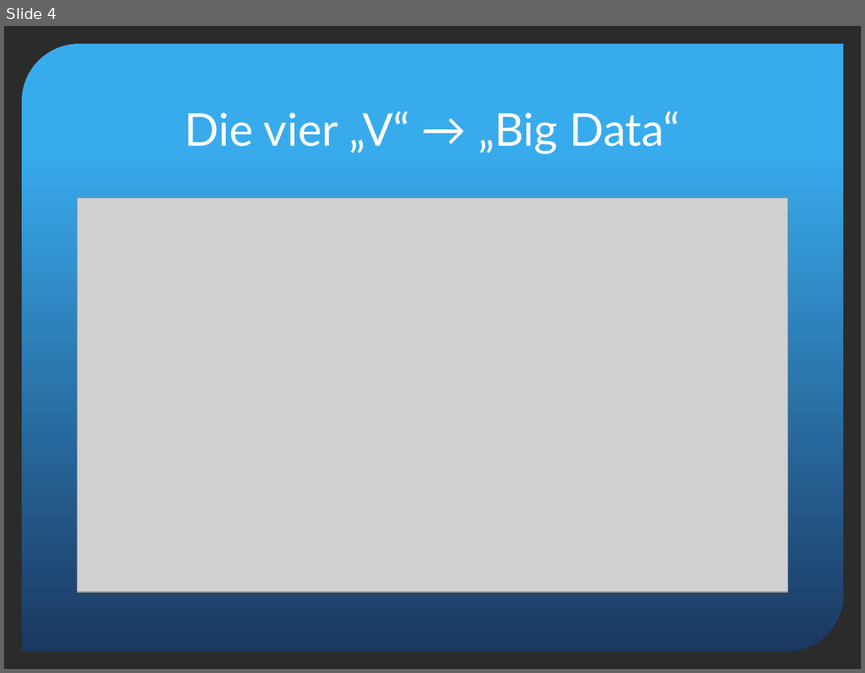
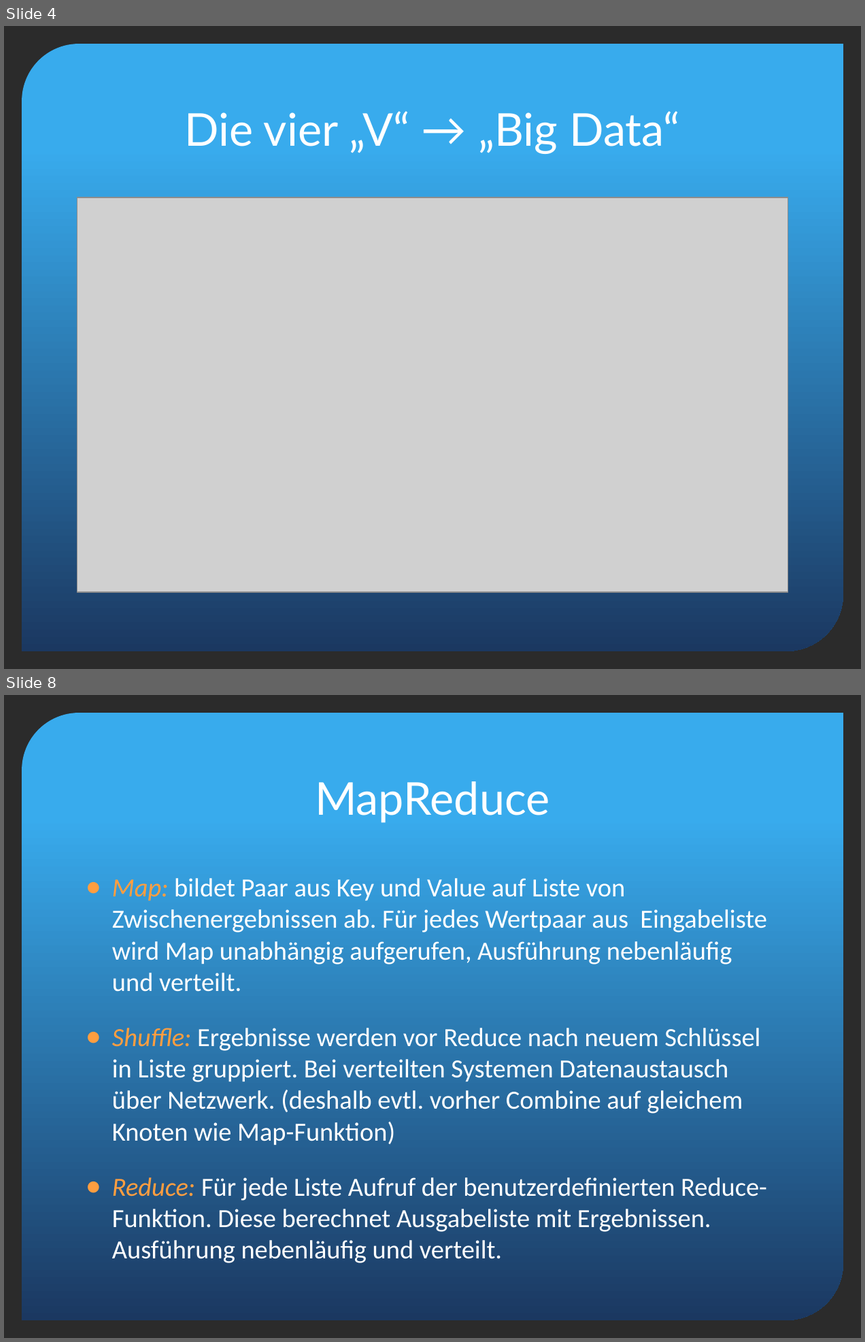
Before and after one commit to segnor/masterthesis, a slide deck: apache_spark/poster/Spark_Presentation.pptx. Shown one above the other, each under a label of ours: slide 4 before the commit, slides 4 and 8 after it; the slides between them are not shown. The pictures are 865x673 and 865x1342 pixels, drawn with LibreOffice and Linux fonts; fonts in the diff are those of the drawing; grey boxes stand for pictures; background and template pictures are left out; a plain dark background stands for a picture behind light text. Boxes give left, top, right and bottom in pixels: in the first picture for what was removed or moved away, otherwise in the second. Text is boxed around its words. In the diff, an @@ line names an element or a change of style, - is before the commit and + after.

```diff
--- a/apache_spark/poster/Spark_Presentation.pptx
+++ b/apache_spark/poster/Spark_Presentation.pptx
@@ slide 8 added at box(4, 695, 861, 1338), background picture (left out); not listed: 1 template element that a slide beside it also shows @@
@@ title added at box(315, 781, 550, 823), 38 pt, text #FFFFFF @@
+MapReduce
@@ text added at box(112, 878, 767, 1263), 22 pt, text #FFFFFF @@
+● Map: bildet Paar aus Key und Value auf Liste von Zwischenergebnissen ab. Für jedes Wertpaar aus Eingabeliste wird Map unabhängig aufgerufen, Ausführung nebenläufig und verteilt.
+● Shuffle: Ergebnisse werden vor Reduce nach neuem Schlüssel in Liste gruppiert. Bei verteilten Systemen Datenaustausch über Netzwerk. (deshalb evtl. vorher Combine auf gleichem Knoten wie Map-Funktion)
+● Reduce: Für jede Liste Aufruf der benutzerdefinierten Reduce-Funktion. Diese berechnet Ausgabeliste mit Ergebnissen. Ausführung nebenläufig und verteilt.
```
Also in this commit, not shown: 1 slide changed, 13 other slides added, 4 other files.
